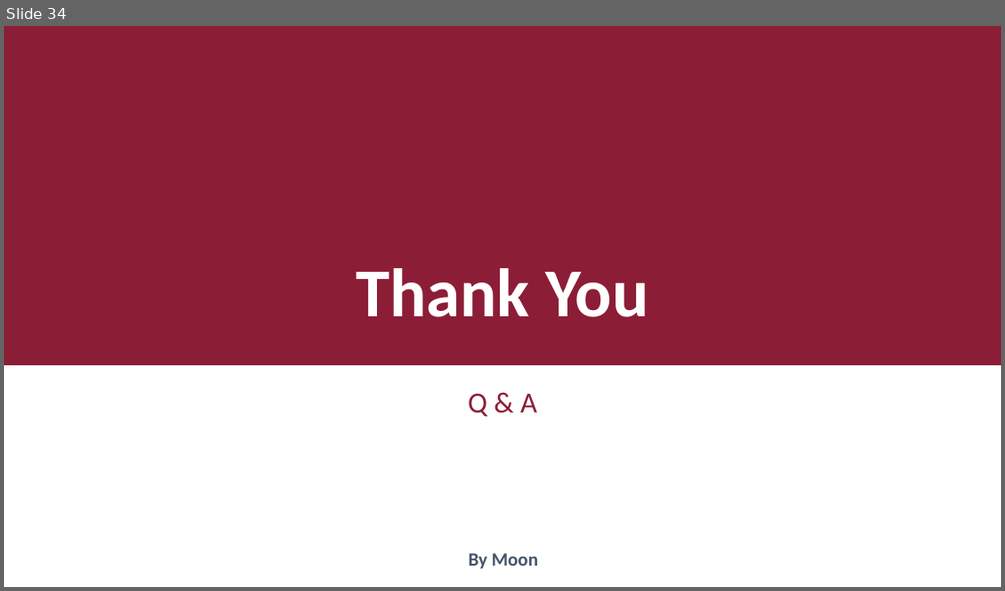
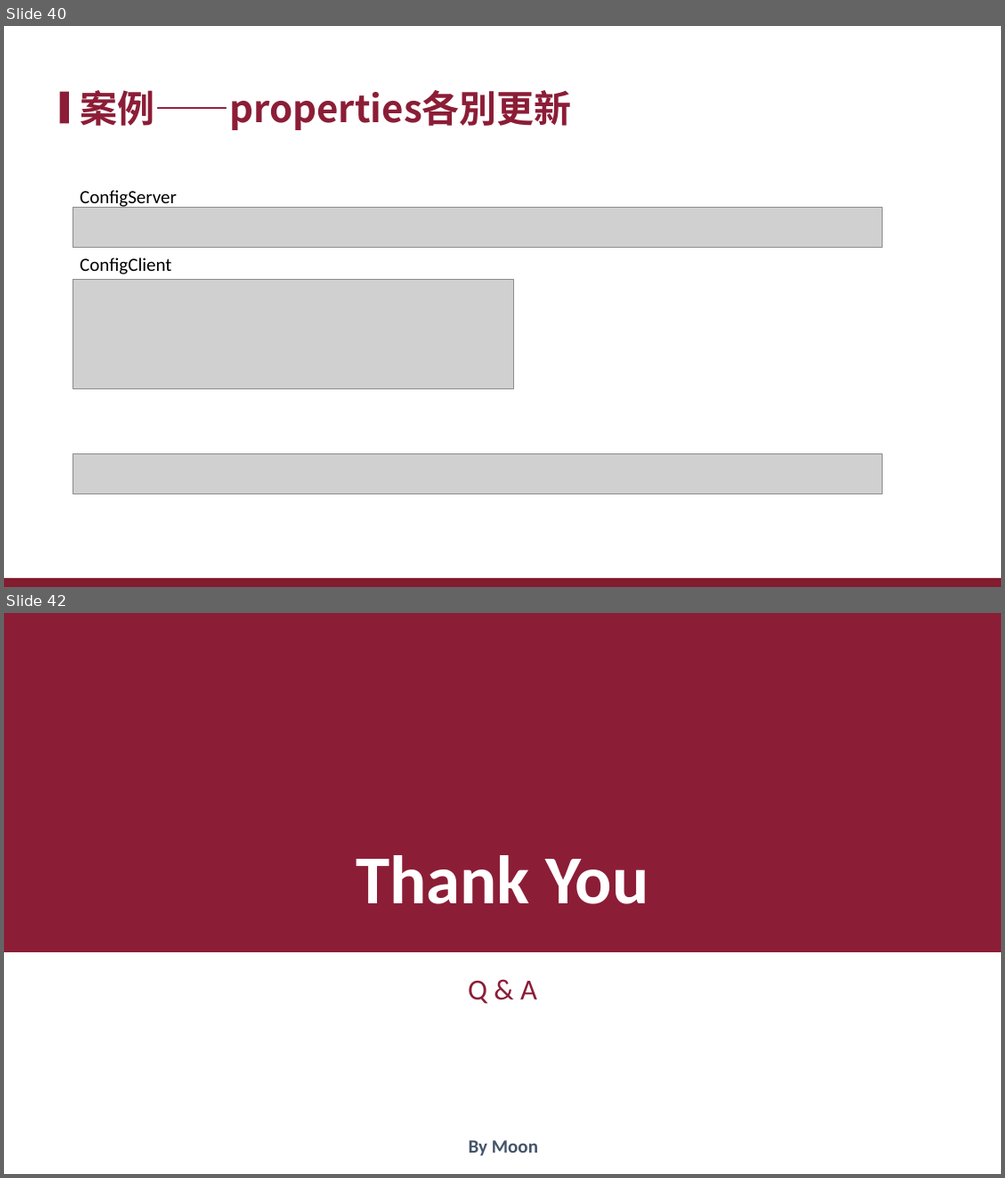
Before and after one commit to xiauchen/4__ConfigAndConsul, a slide deck: 空白PPT.pptx. Shown one above the other, each under a label of ours: slide 34 before the commit, slides 40 and 42 after it; the slides between them are not shown. The pictures are 1005x591 and 1005x1178 pixels, drawn with LibreOffice and Linux fonts; fonts in the diff are those of the drawing; grey boxes stand for pictures; background and template pictures are left out. Boxes give left, top, right and bottom in pixels: in the first picture for what was removed or moved away, otherwise in the second. Text is boxed around its words. In the diff, an @@ line names an element or a change of style, - is before the commit and + after.

```diff
--- a/空白PPT.pptx
+++ b/空白PPT.pptx
@@ slide 40 added at bbox=[4, 26, 1001, 587], background #FFFFFF @@
@@ rectangle added at bbox=[60, 92, 69, 123], fill #8C1D36 @@
@@ title added at bbox=[80, 90, 572, 130], 36 pt, text #8C1D36, bold @@
+案例——properties各別更新
@@ picture added at bbox=[73, 208, 882, 248] @@
@@ text added at bbox=[80, 190, 177, 274], 18 pt, text #000000 @@
+ConfigServer
+ConfigClient
@@ picture added at bbox=[73, 280, 514, 389] @@
@@ picture added at bbox=[73, 454, 882, 494] @@
@@ rectangle added at bbox=[4, 578, 1001, 587], fill #821C2E @@
@@ what was slide 34 is now slide 42 @@
```
Also in this commit, not shown: 2 slides changed, 13 other slides added, 6 slides removed, 55 other files.
